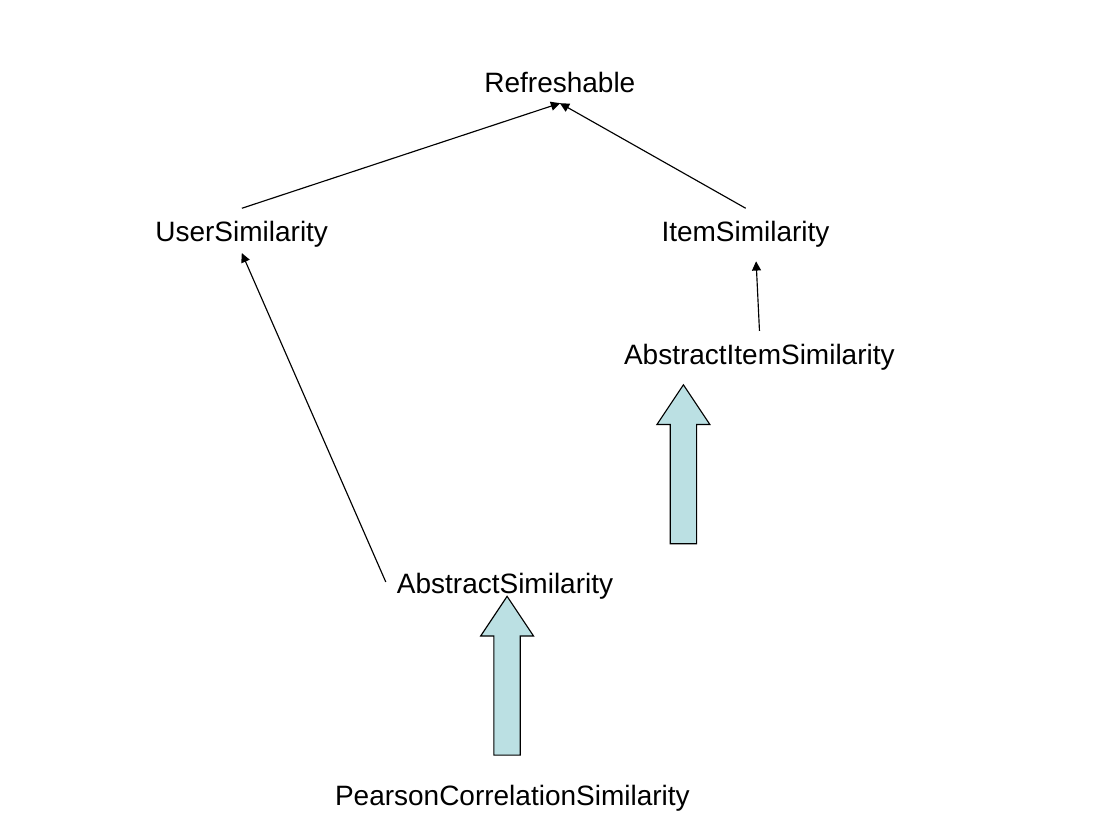
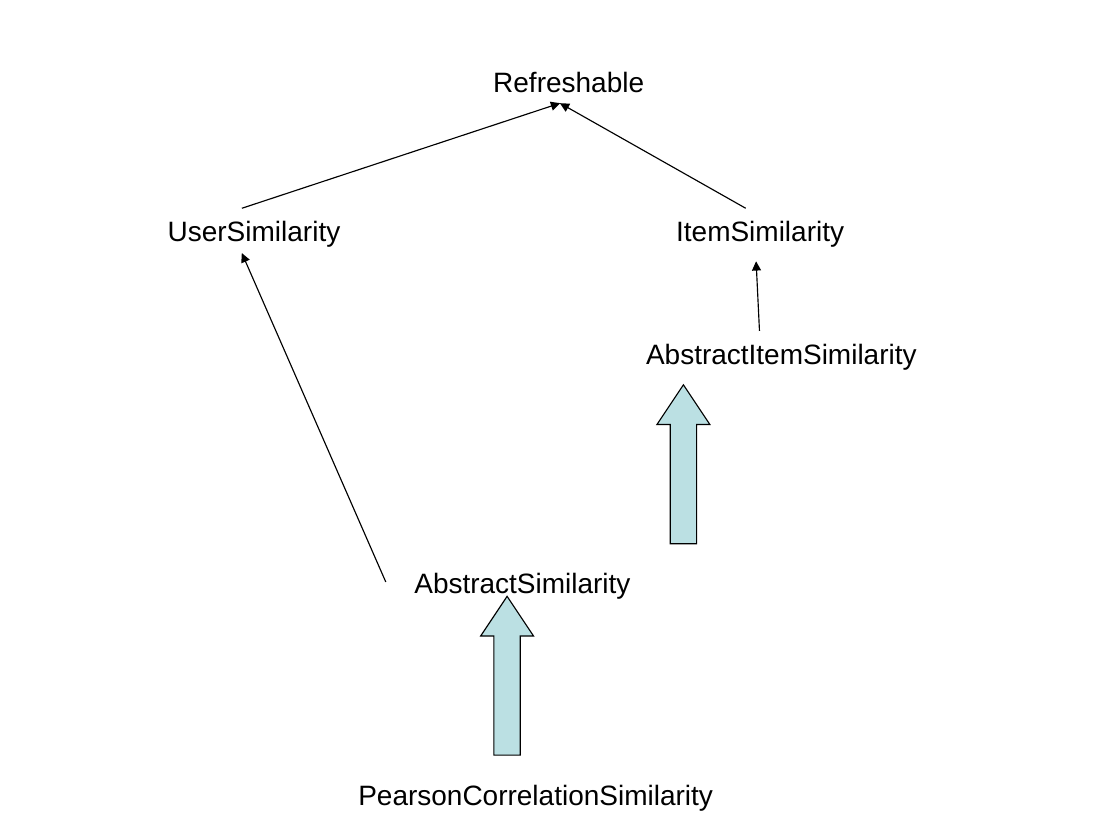
Before and after one commit to tianbaoxing/mahout-nbayes, a slide deck: slide 2 of doc/recommender/PearsonCorrelation.ppt. Drawn at 1120x840 pixels with LibreOffice and Linux fonts; fonts in the diff are those of the drawing. Boxes give left, top, right and bottom in pixels: in the first picture for what was removed or moved away, otherwise in the second. Text is boxed around its words. In the diff, an @@ line names an element or a change of style, - is before the commit and + after.

```diff
--- a/doc/recommender/PearsonCorrelation.ppt
+++ b/doc/recommender/PearsonCorrelation.ppt
@@ text "Refreshable": place and size @@
-text "Refreshable" at bbox=[484, 71, 635, 93]
+text "Refreshable" at bbox=[493, 71, 644, 93]
@@ text "AbstractItemSimilarity": place and size @@
-text "AbstractItemSimilarity" at bbox=[624, 343, 895, 369]
+text "AbstractItemSimilarity" at bbox=[646, 343, 917, 369]
@@ 3 texts: place and size @@
-3 texts at bbox=[155, 220, 830, 598]
+3 texts at bbox=[168, 220, 844, 598]
@@ text "PearsonCorrelationSimilarity": place and size @@
-text "PearsonCorrelationSimilarity" at bbox=[335, 784, 690, 810]
+text "PearsonCorrelationSimilarity" at bbox=[358, 784, 713, 810]
```
Also in this commit, not shown: 7 other slides changed, 4 slides added, 5 other files.
